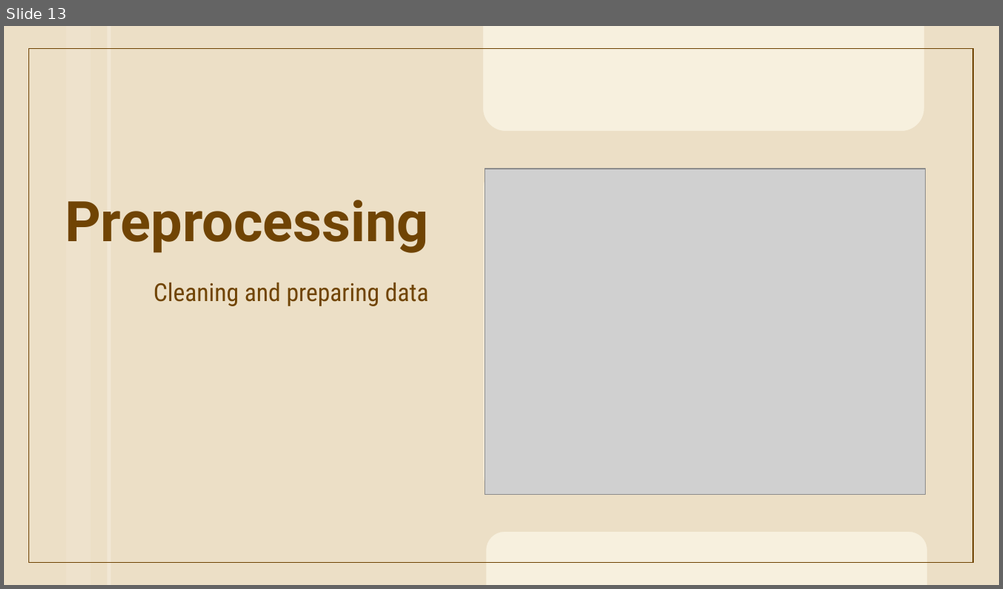
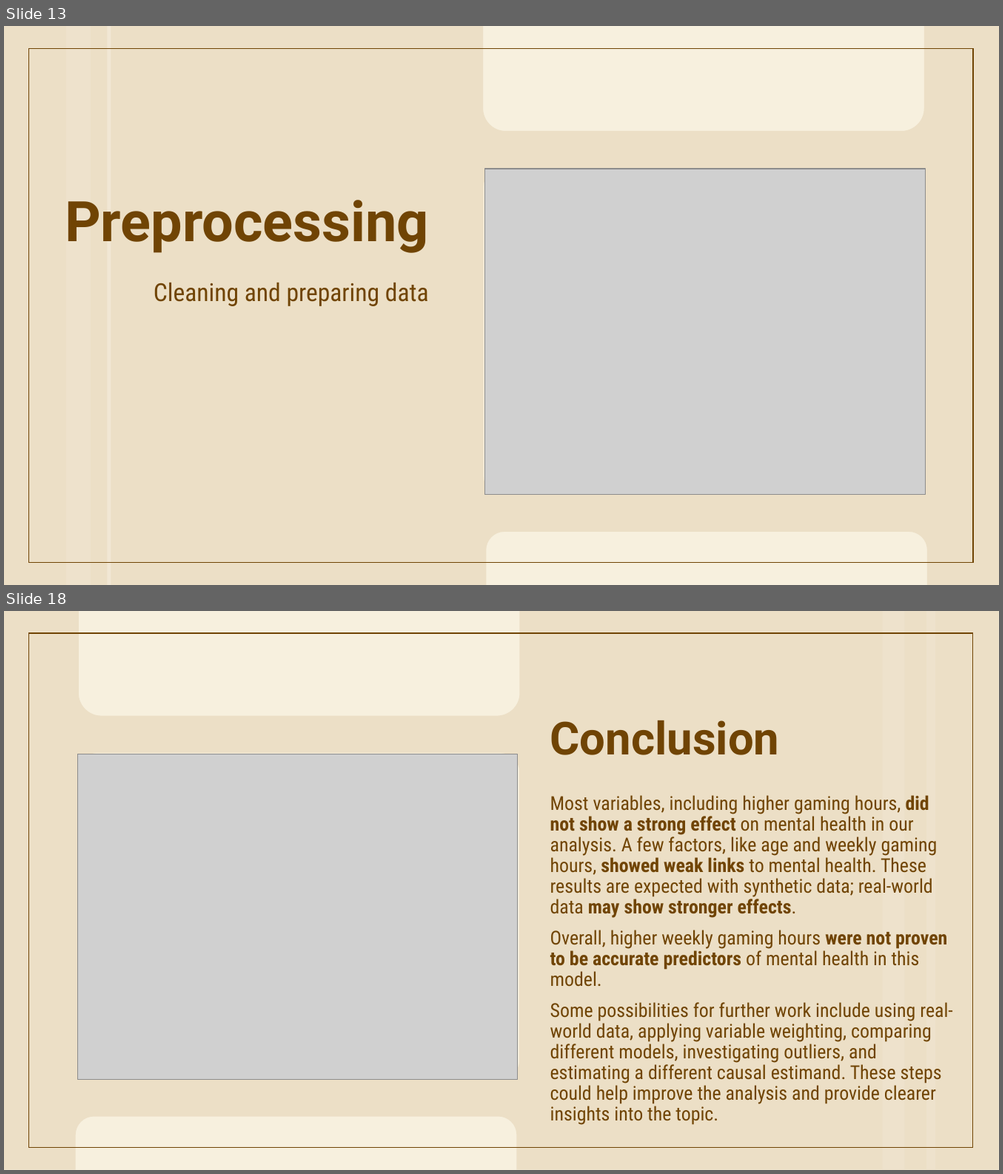
Before and after one commit to FaatimahMajothi98/Causal-Inference-Analysis, a slide deck: Causal Inference.pptx. Shown one above the other, each under a label of ours: slide 13 before the commit, slides 13 and 18 after it; the slides between them are not shown. The pictures are 1003x589 and 1003x1174 pixels, drawn with LibreOffice and Linux fonts; fonts in the diff are those of the drawing; grey boxes stand for pictures. Boxes give left, top, right and bottom in pixels: in the first picture for what was removed or moved away, otherwise in the second. Text is boxed around its words. In the diff, an @@ line names an element or a change of style, - is before the commit and + after.

```diff
--- a/Causal Inference.pptx
+++ b/Causal Inference.pptx
@@ slide 18 added at [4,611,999,1170], background #F7F0DE; not listed: 1 template element that a slide beside it also shows @@
@@ freeform shape added at [4,611,999,1170], fill #ECDFC6 @@
@@ rectangle added at [882,611,905,1170], fill #EEE2CC @@
@@ rectangle added at [926,611,935,1170], fill #EEE2CC @@
@@ title added at [550,721,780,755], 44 pt, text #704404, bold @@
+Conclusion
@@ picture added at [77,755,518,1080] @@
@@ text added at [550,795,953,1125], 18.5 pt, text #704404 @@
+Most variables, including higher gaming hours, did not show a strong effect on mental health in our analysis. A few factors, like age and weekly gaming hours, showed weak links to mental health. These results are expected with synthetic data; real-world data may show stronger effects.
+Overall, higher weekly gaming hours were not proven to be accurate predictors of mental health in this model.
+Some possibilities for further work include using real-world data, applying variable weighting, comparing different models, investigating outliers, and estimating a different causal estimand. These steps could help improve the analysis and provide clearer insights into the topic.
```
Also in this commit, not shown: 2 slides changed, 4 other slides added, 8 slides removed, 2 other files.
